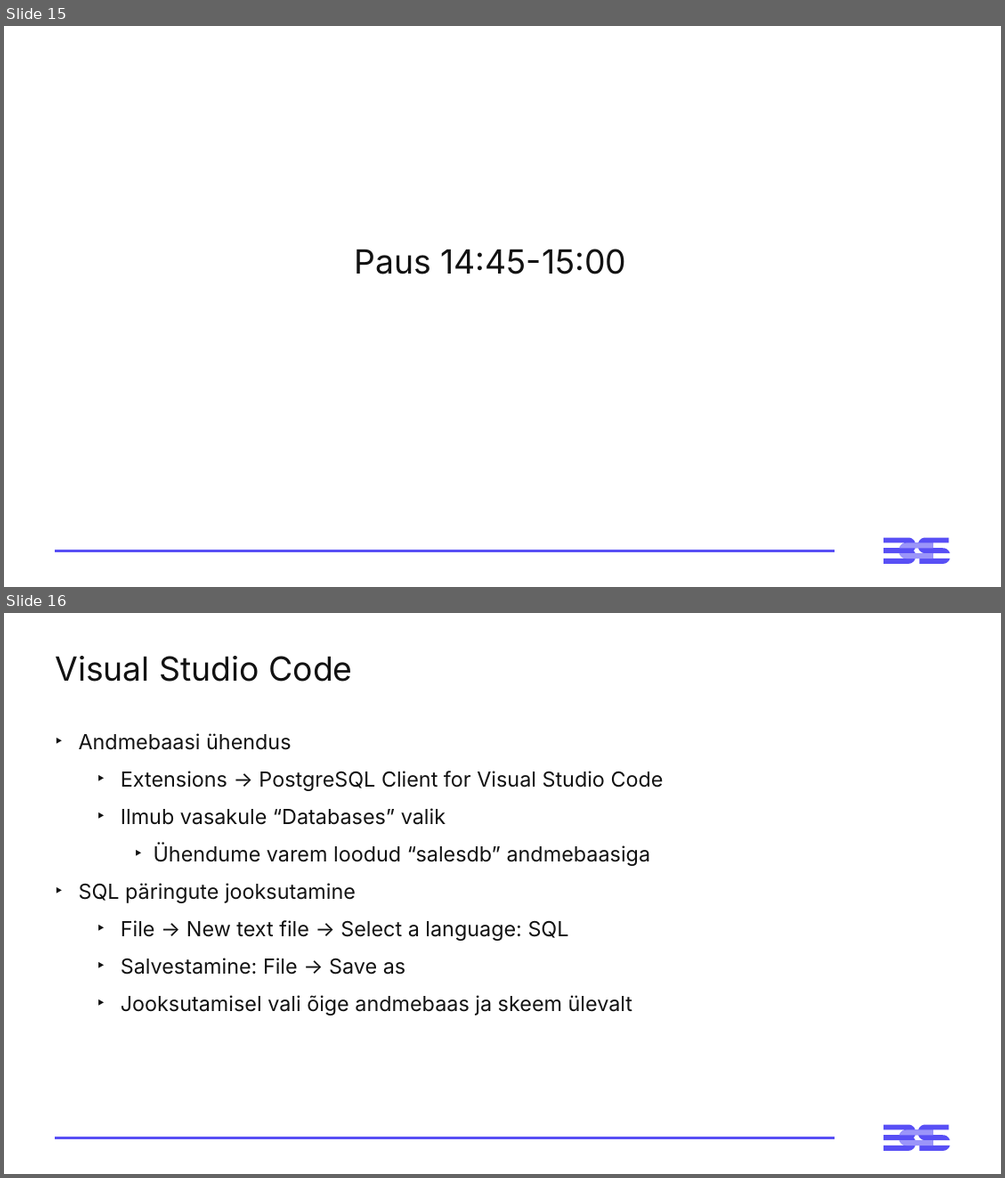
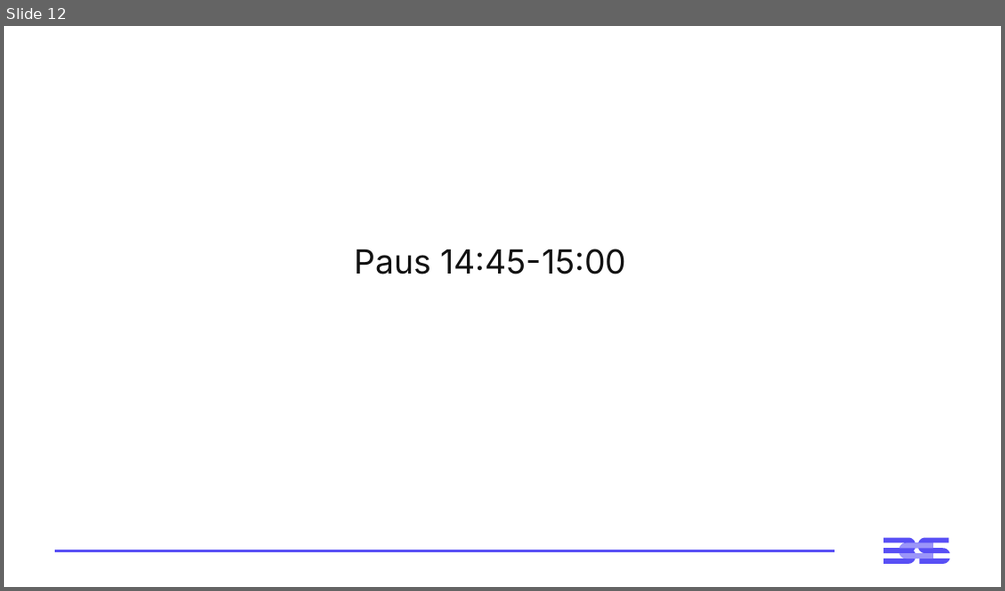
Before and after one commit to virverani/andmetarkus_2026_kevad, a slide deck: Day6/6-paev-andmetarkus-esitlus.pptx. Shown one above the other, each under a label of ours: slides 15 and 16 before the commit, slide 12 after it. The pictures are 1005x1178 and 1005x591 pixels, drawn with LibreOffice and Linux fonts; fonts in the diff are those of the drawing. Boxes give left, top, right and bottom in pixels: in the first picture for what was removed or moved away, otherwise in the second. Text is boxed around its words. In the diff, an @@ line names an element or a change of style, - is before the commit and + after.

```diff
--- a/Day6/6-paev-andmetarkus-esitlus.pptx
+++ b/Day6/6-paev-andmetarkus-esitlus.pptx
@@ slide 16 removed at (4, 613, 1001, 1174), background #FFFFFF; not listed: 3 template elements that a slide beside it also shows @@
@@ title removed at (55, 656, 352, 682) @@
-Visual Studio Code
@@ text removed at (79, 733, 663, 1015) @@
-‣ Andmebaasi ühendus
-  ‣ Extensions → PostgreSQL Client for Visual Studio Code
-  ‣ Ilmub vasakule “Databases” valik
-    ‣ Ühendume varem loodud “salesdb” andmebaasiga
-‣ SQL päringute jooksutamine
-  ‣ File → New text file → Select a language: SQL
-  ‣ Salvestamine: File → Save as
-  ‣ Jooksutamisel vali õige andmebaas ja skeem ülevalt
@@ what was slide 15 is now slide 12 @@
```
Also in this commit, not shown: 5 slides changed, 1 slide added, 2 other slides removed, 8 other files.
